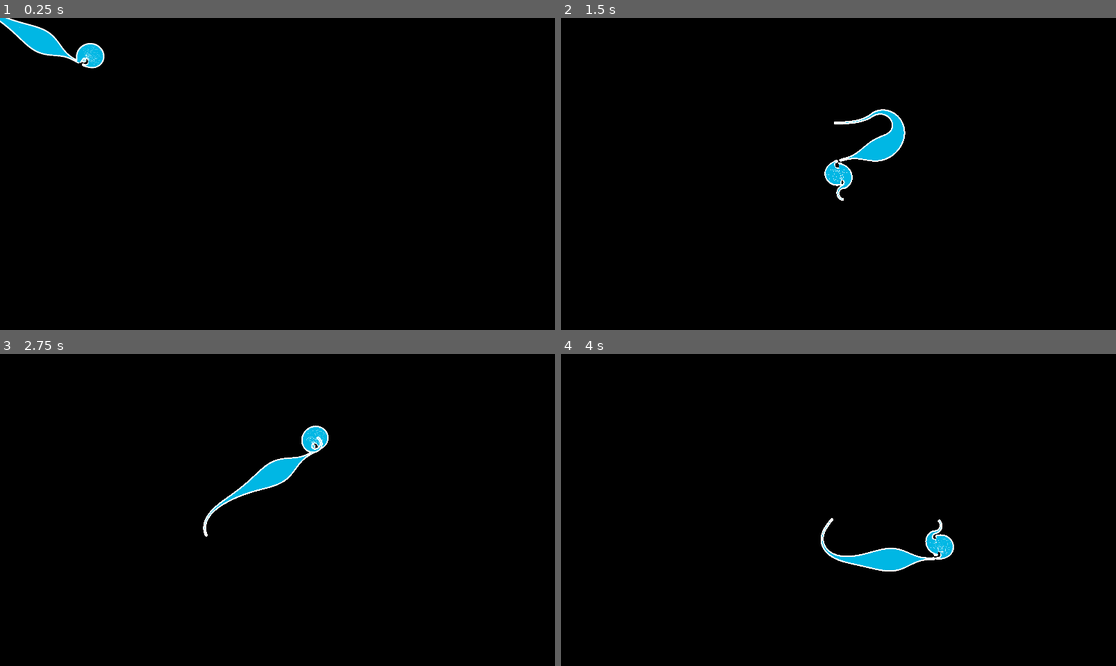
Above: before the commit, frames 1-4 (two rows, left to right).
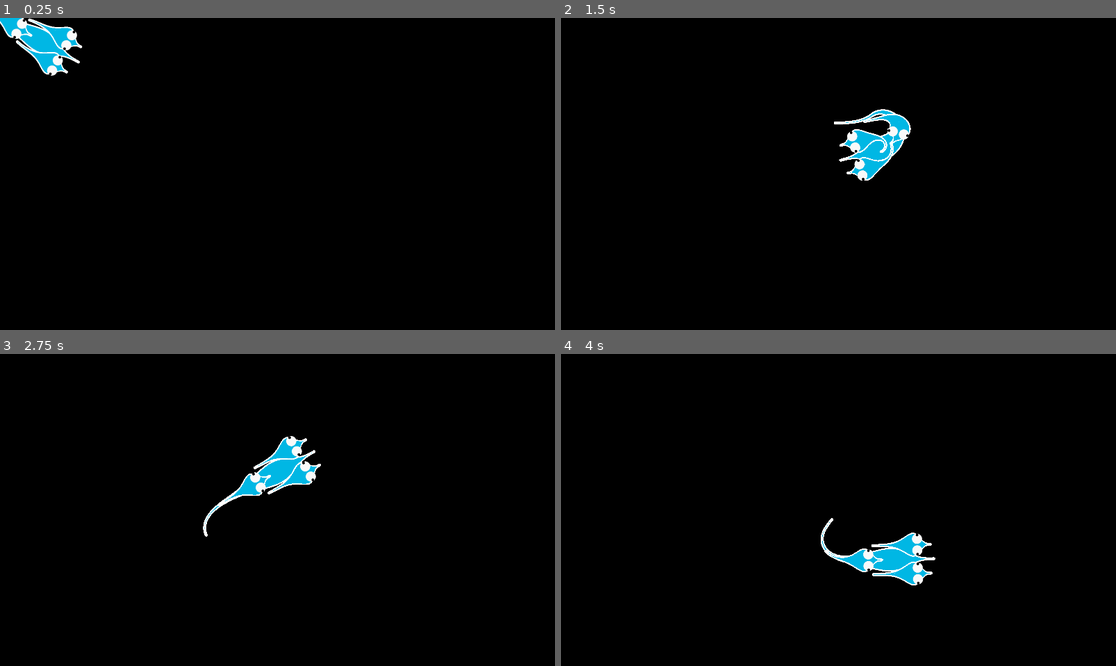
Above: after the commit, the same moments.

Repository: weedleeedle/worm-game
Game: Godot game, scene res://scene/main_scene/main_scene.tscn
Same seed, same stepped clock (60 frames per second), same inputs: the game is played once before the commit and once after it.
Inputs (mouse positions are in pixels of both pictures, inside the frame that each line leads up to):
- Up to frame 1 (0.25 s): no input
- Up to frame 2 (1.5 s): move the mouse to (960, 158) at 0.52 s; move the mouse to (727, 189) at 1.27 s
- Up to frame 3 (2.75 s): move the mouse to (333, 441) at 2.02 s
- Up to frame 4 (4 s): move the mouse to (810, 572) at 2.77 s; move the mouse to (1005, 556) at 3.52 s

The runs differ from the first frame. In frame 1, 1.2% of the frame differs, in the area x 0-19%, y 0-19%; in frame 2, 1.3%; in frame 3, 1.2%; in frame 4, 1.3%, in the area x 47-71%, y 53-75%.

Commit message:
Behold the swarm

Diff:
--- a/scene/main_scene/main_scene.tscn
+++ b/scene/main_scene/main_scene.tscn
@@ -7,9 +7,12 @@
 [ext_resource type="Script" uid="uid://df5fvyk41gl1y" path="res://src/segment_constraints/distance_constraint.gd" id="5_n4opw"]
 [ext_resource type="Script" uid="uid://bveufj3y2tke7" path="res://src/segment_constraints/angle_constraint.gd" id="6_1psi4"]
 [ext_resource type="Script" uid="uid://bmgkh06h8vagm" path="res://src/accessories/accessory.gd" id="7_abis2"]
+[ext_resource type="Script" uid="uid://phelohebufk8" path="res://src/accessories/scene_accessory.gd" id="8_gbtja"]
 [ext_resource type="Script" uid="uid://cwnncqtaoeyah" path="res://src/segment_constraints/follow_mouse_constraint.gd" id="9_bxhx3"]
 [ext_resource type="Script" uid="uid://cai3g7scdoai3" path="res://src/outline/outline.gd" id="10_caomg"]
+[ext_resource type="Script" uid="uid://bbx800ipu76j4" path="res://src/segment_constraints/static_position_constraint.gd" id="10_co2fn"]
 [ext_resource type="Script" uid="uid://btng3safvwlh7" path="res://src/outline/render_set.gd" id="11_gyydh"]
+[ext_resource type="Script" uid="uid://dirronacgv5jy" path="res://src/accessories/offset_accessory.gd" id="12_n4opw"]
 [ext_resource type="PackedScene" uid="uid://bru2tnj2ekgjo" path="res://component/property_manager/property_manager.tscn" id="12_wfqtb"]
 [ext_resource type="Script" uid="uid://b80mymgwap2xb" path="res://src/accessories/sub_body_accessory.gd" id="14_bxhx3"]
 
@@ -32,23 +35,29 @@
 sub_constraints = Array[ExtResource("4_bxhx3")]([SubResource("Resource_5coh3"), SubResource("Resource_ijr1x"), SubResource("Resource_wfqtb")])
 metadata/_custom_type_script = "uid://c36u81uwa6gu0"
 
+[sub_resource type="Resource" id="Resource_abis2"]
+script = ExtResource("8_gbtja")
+custom_model_scene = "uid://yjdocj0aocbt"
+placement = 0.2
+metadata/_custom_type_script = "uid://phelohebufk8"
+
 [sub_resource type="Resource" id="Resource_co2fn"]
 script = ExtResource("5_n4opw")
 max_distance = 2.0
 metadata/_custom_type_script = "uid://df5fvyk41gl1y"
-
-[sub_resource type="Resource" id="Resource_vxise"]
-script = ExtResource("9_bxhx3")
-metadata/_custom_type_script = "uid://cwnncqtaoeyah"
 
 [sub_resource type="Resource" id="Resource_bxhx3"]
 script = ExtResource("6_1psi4")
 min_angle = 175.0
 metadata/_custom_type_script = "uid://bveufj3y2tke7"
 
+[sub_resource type="Resource" id="Resource_vxise"]
+script = ExtResource("10_co2fn")
+metadata/_custom_type_script = "uid://bbx800ipu76j4"
+
 [sub_resource type="Resource" id="Resource_n4opw"]
 script = ExtResource("3_vxise")
-sub_constraints = Array[ExtResource("4_bxhx3")]([SubResource("Resource_co2fn"), SubResource("Resource_vxise"), SubResource("Resource_bxhx3")])
+sub_constraints = Array[ExtResource("4_bxhx3")]([SubResource("Resource_co2fn"), SubResource("Resource_bxhx3"), SubResource("Resource_vxise")])
 metadata/_custom_type_script = "uid://c36u81uwa6gu0"
 
 [sub_resource type="Resource" id="Resource_3oinw"]
@@ -67,7 +76,21 @@
 body_iterator = ExtResource("2_co2fn")
 constraint = SubResource("Resource_n4opw")
 render_set = SubResource("Resource_k58lk")
+accessories = Array[ExtResource("7_abis2")]([SubResource("Resource_abis2")])
+placement = 0.5
 metadata/_custom_type_script = "uid://b80mymgwap2xb"
+
+[sub_resource type="Resource" id="Resource_gbtja"]
+script = ExtResource("12_n4opw")
+sub_accessory = SubResource("Resource_1psi4")
+offset = Vector2(0, 50)
+metadata/_custom_type_script = "uid://dirronacgv5jy"
+
+[sub_resource type="Resource" id="Resource_nbf3l"]
+script = ExtResource("12_n4opw")
+sub_accessory = SubResource("Resource_1psi4")
+offset = Vector2(0, -50)
+metadata/_custom_type_script = "uid://dirronacgv5jy"
 
 [node name="Main" type="Node2D" unique_id=1412268942]
 script = ExtResource("1_wfqtb")
@@ -75,5 +98,5 @@
 [node name="PropertyManager" parent="." unique_id=1227955740 instance=ExtResource("12_wfqtb")]
 iterator = ExtResource("2_co2fn")
 constraint = SubResource("Resource_ei0bv")
-accessories = Array[ExtResource("7_abis2")]([SubResource("Resource_1psi4")])
+accessories = Array[ExtResource("7_abis2")]([SubResource("Resource_1psi4"), SubResource("Resource_gbtja"), SubResource("Resource_nbf3l")])
 render_set = SubResource("Resource_k58lk")
